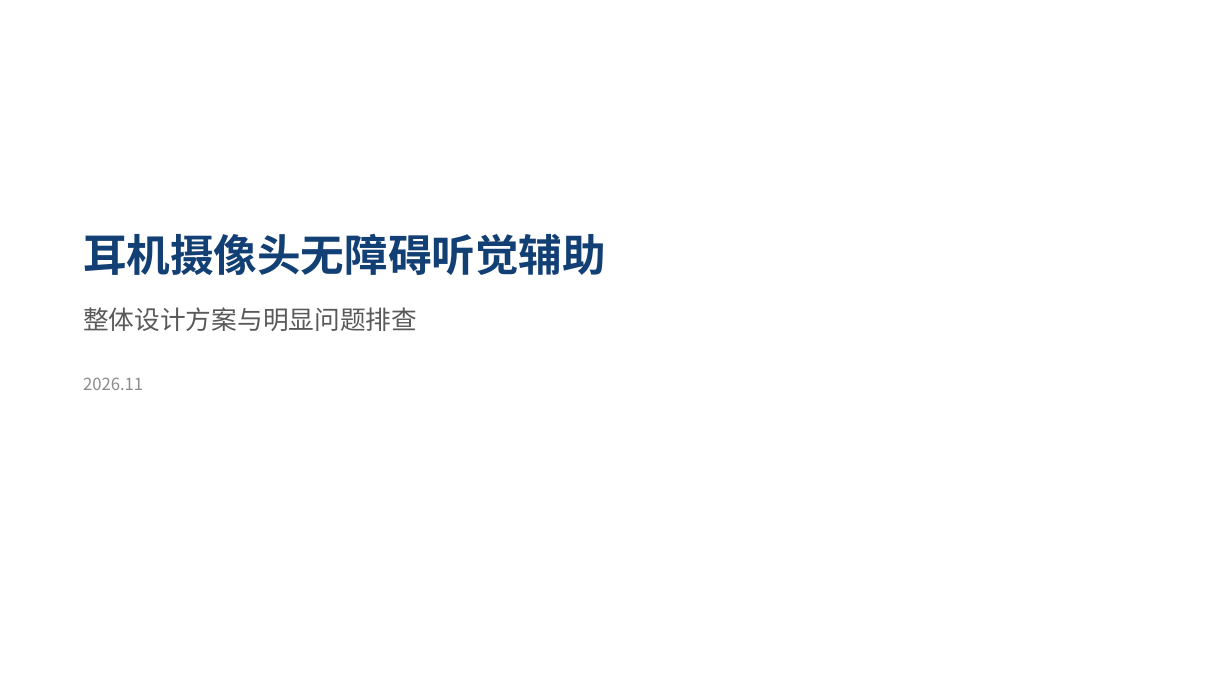
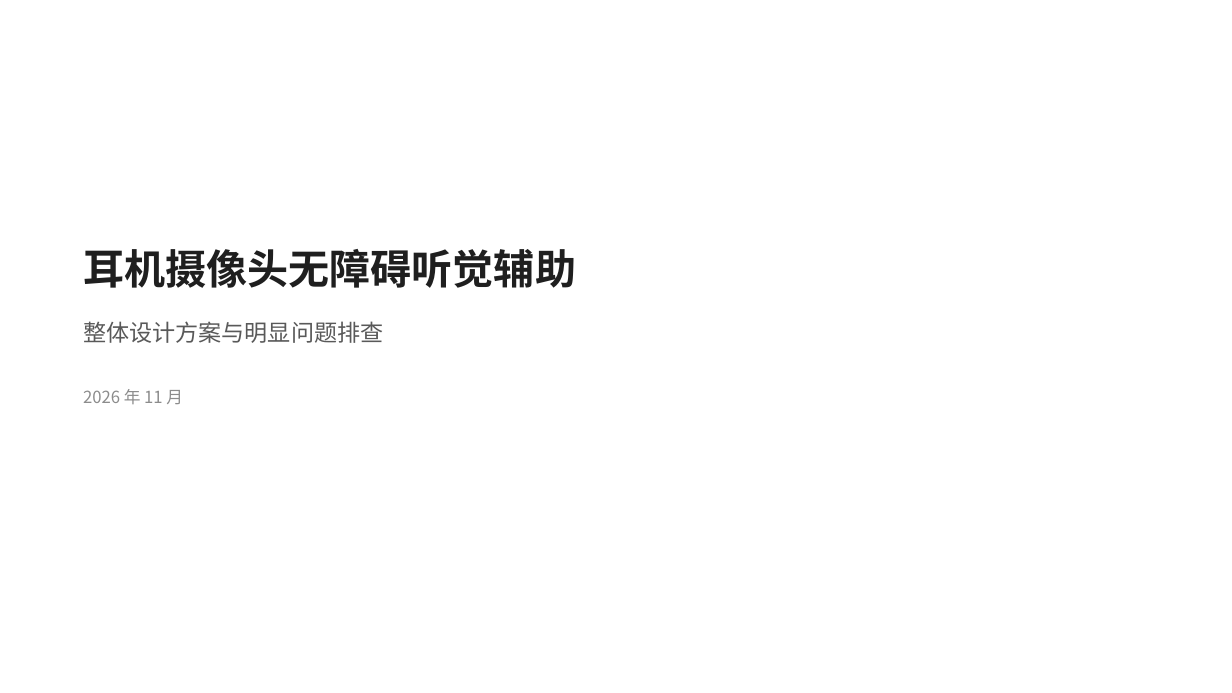
Before and after one commit to ZeroFoxxi/ssl-scene1, a slide deck: slide 1 of 02_耳机声源定位/耳机摄像头听觉辅助_整体设计方案.pptx. Drawn at 1232x693 pixels with LibreOffice and Linux fonts; fonts in the diff are those of the drawing. Boxes give left, top, right and bottom in pixels: in the first picture for what was removed or moved away, otherwise in the second. Text is boxed around its words. In the diff, an @@ line names an element or a change of style, - is before the commit and + after.

```diff
--- a/02_耳机声源定位/耳机摄像头听觉辅助_整体设计方案.pptx
+++ b/02_耳机声源定位/耳机摄像头听觉辅助_整体设计方案.pptx
@@ text "耳机摄像头无障碍听觉辅助": place and size @@
-text "耳机摄像头无障碍听觉辅助" at <box>83,234,606,275</box>
+text "耳机摄像头无障碍听觉辅助" at <box>83,249,576,288</box>
@@ text "耳机摄像头无障碍听觉辅助" at <box>83,249,576,288</box>: size 34 to 32 pt, text colour #134074 to #1F1F1F @@
@@ text "整体设计方案与明显问题排查": place and size @@
-text "整体设计方案与明显问题排查" at <box>83,307,417,331</box>
+text "整体设计方案与明显问题排查" at <box>83,321,383,343</box>
@@ text "整体设计方案与明显问题排查" at <box>83,321,383,343</box>: size 20 to 18 pt @@
@@ text at <box>83,389,183,404</box>: text changed @@
-2026.11
+2026 年 11 月
```
Also in this commit, not shown: 17 other slides changed, 5 other files.
